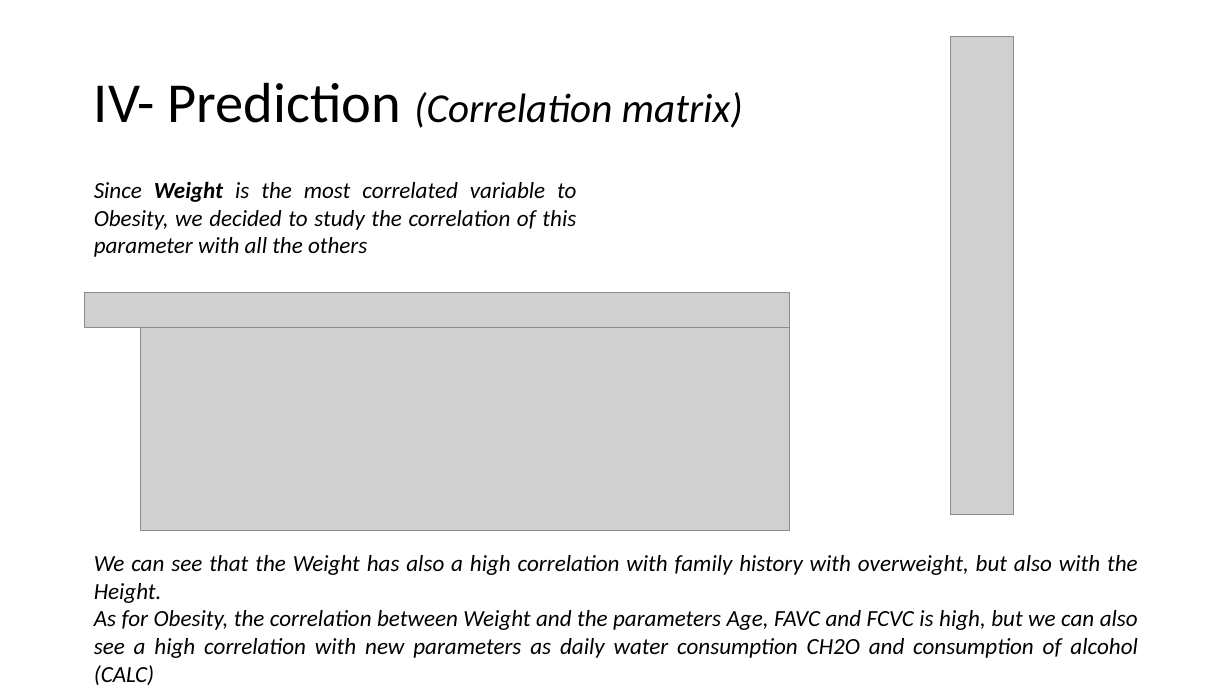
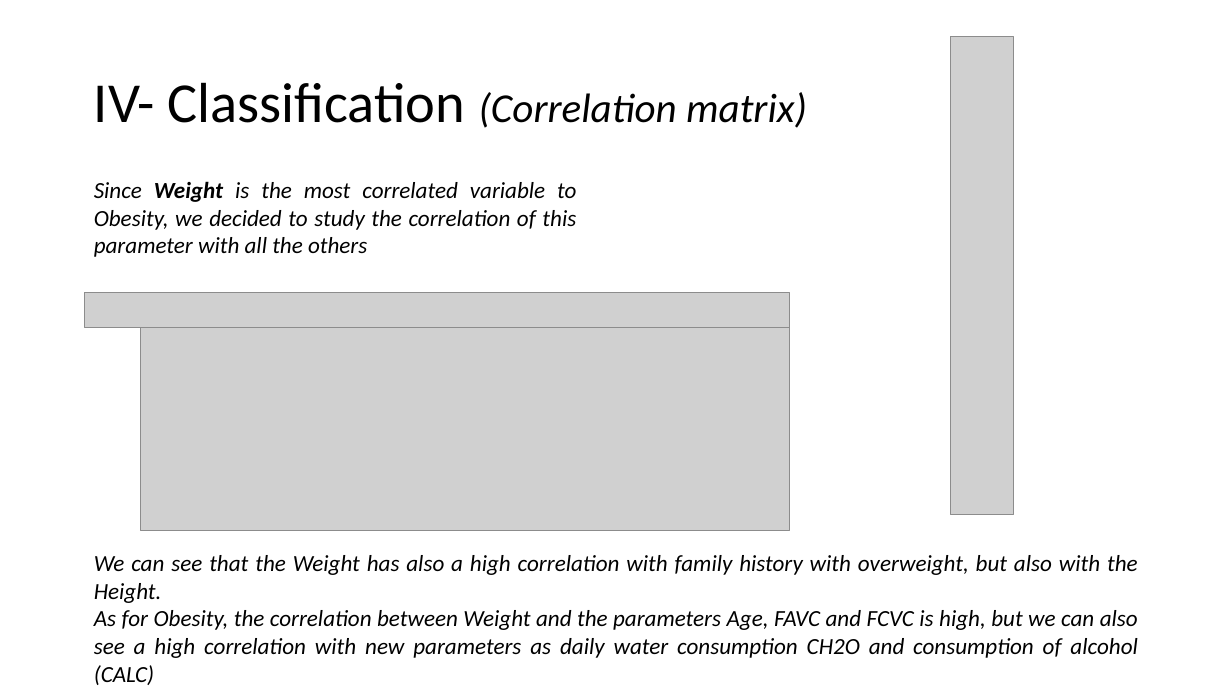
Before and after one commit to Leodespt/Projet_Python, a slide deck: slide 20 of Presentation_Python.pptx (slide 16 before the commit). Drawn at 1232x693 pixels with LibreOffice and Linux fonts; fonts in the diff are those of the drawing; grey boxes stand for pictures. Boxes give left, top, right and bottom in pixels: in the first picture for what was removed or moved away, otherwise in the second. Text is boxed around its words. In the diff, an @@ line names an element or a change of style, - is before the commit and + after.

```diff
--- a/Presentation_Python.pptx
+++ b/Presentation_Python.pptx
@@ title at (94,82,807,128): text changed @@
-IV- Prediction (Correlation matrix)
+IV- Classification (Correlation matrix)
```
Also in this commit, not shown: 3 other slides changed, 5 slides added.
